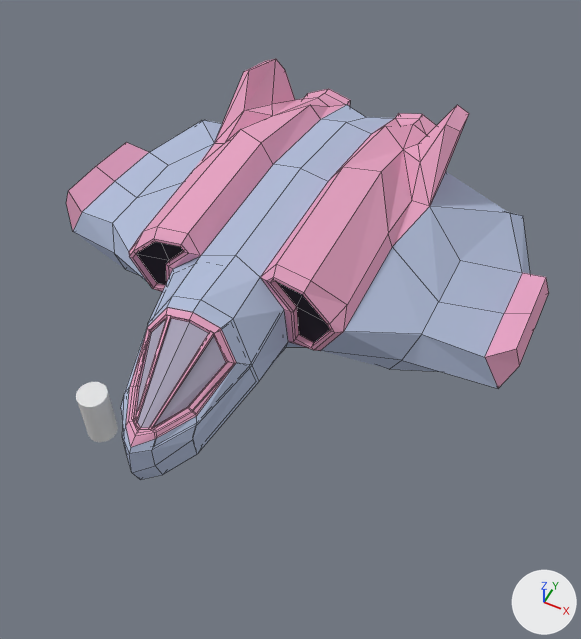
Before and after pictures for a commit that changed the Blender file assets/models/saves/spaceship-vulcan.blend.
The view is the same before and after, from a camera (50 mm lens) standing at (9.6, -19.5, 19.9) and looking at (1.3, -3.0, -0.8). The axes (+X, +Y, +Z) are drawn at lower right. The lights are the same throughout. Mesh edges are drawn as thin lines on the coarser meshes. Objects named as collision shapes, trigger or cutter boxes, shadow casters or lower levels of detail are left out.

The scene before the commit, as lines of its bpy script (objects in view):
```python
ob_glass = bpy.data.objects.new('glass', me_cube_003)
ob_glass.parent = ob_spaceship_vulcan_0_0_05
ob_glass.location = (0.0103, -9.572, 0.767)
ob_inner = bpy.data.objects.new('inner', me_cube_004)
ob_inner.parent = ob_spaceship_vulcan_0_0_05
ob_inner.location = (0.0, 0.0, 0.0)
ob_outer = bpy.data.objects.new('outer', me_cube_006)
ob_outer.parent = ob_spaceship_vulcan_0_0_05
ob_outer.location = (0.0, 0.0, 0.0)
ob_player = bpy.data.objects.new('player', me_cylinder)
ob_player.location = (-2.89, -8.61, -1.84)
ob_player.scale = (0.5, 0.5, 1.0)
ob_spaceship_vulcan_0_0_05 = bpy.data.objects.new('spaceship-vulcan_0_0.05', me_cube)
ob_spaceship_vulcan_0_0_05.parent = ob_spaceship_vulcan
ob_spaceship_vulcan_0_0_05.location = (0.0, 0.0, 0.0)
```
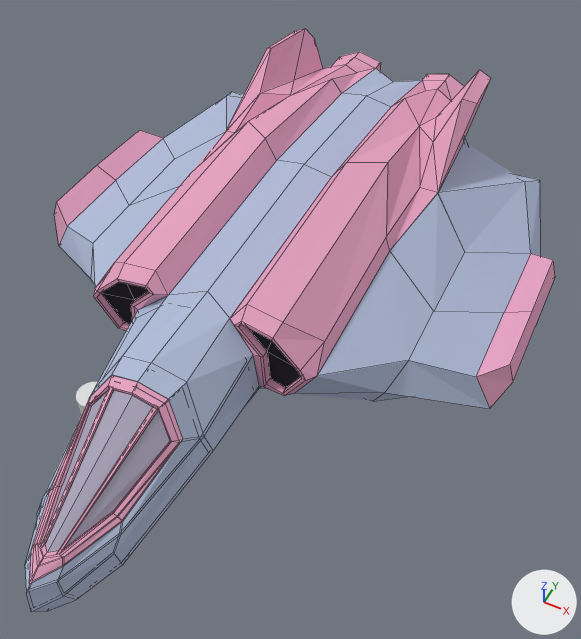
Commit message: Update Spaceship stuff

The edits, one by one:
me_cube is used by ob_spaceship_vulcan_0_0_05; parent ob_spaceship_vulcan; location (0.0, 0.0, 0.0).
me_cube had 268 vertices, 168 faces and spanned x -8.7..8.6, y -10.5..7.3, z -1.9..2.7.
me_cube now has 156 vertices, 134 faces and spans x -8.7..8.6, y -15.1..10.2, z -1.9..2.7.
me_cube part 1: the loose piece of 160 vertices spanning x -8.7..8.6, y -10.5..7.1, z -1.9..2.7 is rebuilt with 156 vertices and now spans x -8.7..8.6, y -15.1..10.2, z -1.9..2.7.
me_cube_003 has 14 vertices, 4 faces and spans x -1.31..1.3, y -1.65..1.3, z -0.63..0.97.
me_cube_003 is used by ob_glass; parent ob_spaceship_vulcan_0_0_05; location (0.0103, -9.572, 0.767).
me_cube_003 part 2: the whole mesh is scaled about the mesh origin by (1, 1.44, 1).
me_cube_004 has 165 vertices, 91 faces and spans x -3.6..3.6, y -11.9..5.5, z -2.3..2.2.
me_cube_004 is used by ob_inner; parent ob_spaceship_vulcan_0_0_05; location (0.0, 0.0, 0.0).
me_cube_004 part 3: the whole mesh is scaled about its middle by (1, 1.45, 1), then moved by (-0.1, 0.7, 0.5).
me_cube_006 has 393 vertices, 255 faces and spans x -9.0..9.0, y -11.8..6.0, z -2.0..3.1.
me_cube_006 is used by ob_outer; parent ob_spaceship_vulcan_0_0_05; location (0.0, 0.0, 0.0).
me_cube_006 part 4: the whole mesh is scaled about its middle by (1, 1.44, 1), then moved by (-0.1, 0.9, 0.5).
Object 'spaceship-vulcan_0_0.05' (ob_spaceship_vulcan_0_0_05) moves from (0.0, 0.0, 0.0) to (-0.00206, 0.00032, -0.0126).
In object 'glass' (ob_glass), matrix_parent_inverse goes from Matrix(((1.0, 0.0, 0.0, -0.0579), (0.0, 1.0, 0.0, 1.493), (0.0, 0.0, 1.0, 0.47), (0.0, 0.0, 0.0, 1.0))) to Matrix(((1.0, 0.0, 0.0, 0.00206), (0.0, 1.0, 0.0, -0.00032), (0.0, 0.0, 1.0, 0.0126), (0.0, 0.0, 0.0, 1.0))).
Object 'glass' (ob_glass) moves from (0.0103, -9.572, 0.767) to (-0.0476, -11.61, 1.237).
In object 'inner' (ob_inner), matrix_parent_inverse goes from Matrix(((1.0, 0.0, 0.0, -0.0579), (0.0, 1.0, 0.0, 1.493), (0.0, 0.0, 1.0, 0.47), (0.0, 0.0, 0.0, 1.0))) to Matrix(((1.0, 0.0, 0.0, 0.00206), (0.0, 1.0, 0.0, -0.00032), (0.0, 0.0, 1.0, 0.0126), (0.0, 0.0, 0.0, 1.0))).
In object 'outer' (ob_outer), matrix_parent_inverse goes from Matrix(((1.0, 0.0, 0.0, -0.0579), (0.0, 1.0, 0.0, 1.493), (0.0, 0.0, 1.0, 0.47), (0.0, 0.0, 0.0, 1.0))) to Matrix(((1.0, 0.0, 0.0, 0.00206), (0.0, 1.0, 0.0, -0.00032), (0.0, 0.0, 1.0, 0.0126), (0.0, 0.0, 0.0, 1.0))).
Object 'outer' (ob_outer) moves from (0.0, 0.0, 0.0) to (-0.00206, 0.00032, -0.0126).

What differs and where, as boxes [x1, y1, x2, y2] in the pictures (581 x 639 px):
'spaceship-vulcan_0_0.05', reshaped, moved (13% wider, 45% taller): before [73, 105, 530, 480]; after [25, 68, 541, 612]
'outer', mesh rescaled, moved (9% wider, 43% taller): before [66, 59, 549, 447]; after [29, 28, 555, 584]
'glass', mesh rescaled, moved (38% wider, 48% taller): before [136, 318, 226, 428]; after [45, 390, 170, 553]
'inner', mesh rescaled, moved: before [137, 242, 330, 343]; after [101, 282, 301, 514]
'player', unchanged, covered by the edit: before [76, 382, 118, 442]; after [76, 382, 98, 414]
